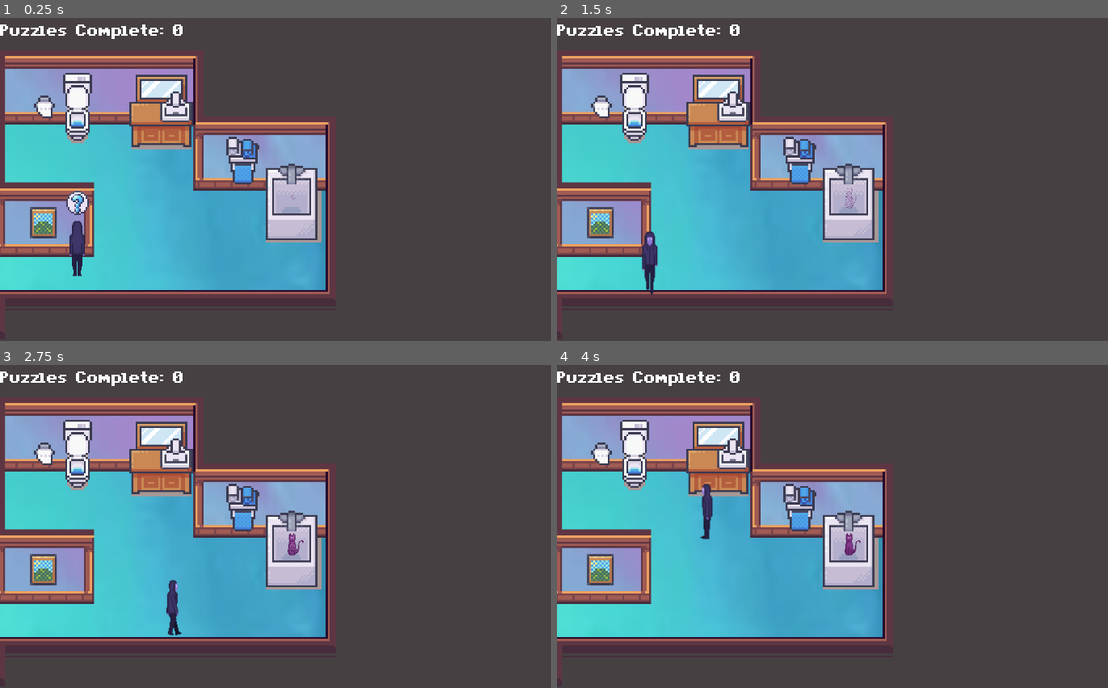
Above: before the commit, frames 1-4 (two rows, left to right).
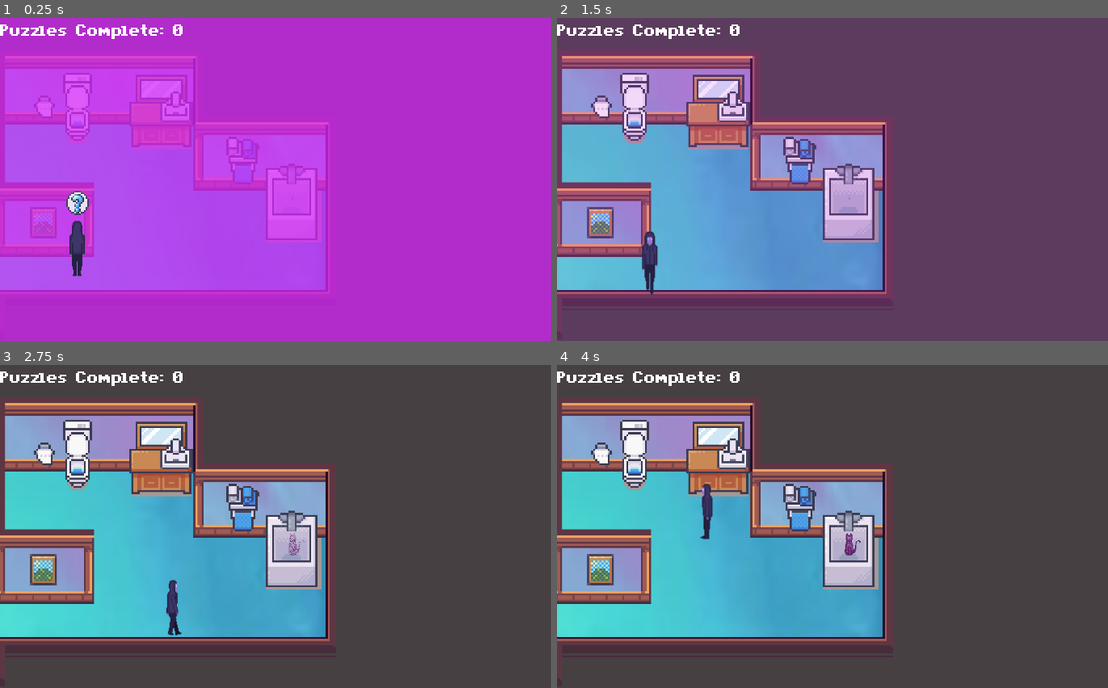
Above: after the commit, the same moments.

Repository: JayTheDaniels/The-Astral-Project
Game: Godot game, scene res://Src/Levels/AstralBathroom.tscn
Two runs of this game, one before a commit and one after it. Both use one fixed random seed, a clock stepped at 60 frames per second and the inputs below. This scene is started directly instead of the project's main scene.
Inputs:
- Up to frame 1 (0.25 s): no input
- Up to frame 2 (1.5 s): tap Enter (accept) at 0.5, 1.25, 1.35 s; hold D (right) 0.53-1.28 s; tap Space (interact) at 0.6 s; hold Down (down) from 1.28 s (still down)
- Up to frame 3 (2.75 s): tap Space (interact) at 1.55, 2.3 s; tap Enter (accept) at 2 s; release Down (down) at 2.03 s; hold D (right) from 2.03 s (still down); tap C (choice C) at 2.1 s
- Up to frame 4 (4 s): release D (right) at 2.78 s; hold W (up) 2.78-3.53 s; tap X (choice X) at 2.85 s; tap Space (interact) at 3.05, 3.6 s; hold Left (left) from 3.53 s (still down)

The runs differ from the first frame. In frame 1, 99% of the frame differs, in the area x 0-100%, y 0-100%; in frame 2, 73%; in frame 3, 0.1%; in frame 4, less than 0.1%.

Commit message:
Scene Transitions and meow
added transitions to astral world and meows for Leela

Diff:
--- /dev/null
+++ b/Src/Code/Fireplace.gd
@@ -0,0 +1,14 @@
+extends "res://Src/Code/Object_Base.gd"
+
+
+func interaction():
+	print("Is interacting with " + self.name)
+	print ("Dialogue Count: ", dialogueCounter)
+	dialogue.dialogue = InteractText
+	dialogue.open(self.get_path())
+	if Global.scavengerHuntLevel != 4:
+		Global.scavengerHuntLevel = 4
+		Global.scavengerHuntStage = 1
+		scavengerHunt()
+	if Global.scavengerHuntLevel == 4:
+		scavengerHunt()
--- a/Src/Code/Global.gd
+++ b/Src/Code/Global.gd
@@ -103,7 +103,13 @@
 
 
 func living_room():
-	pass
+	if scavengerHuntStage == 1:
+		var stool = get_tree().get_root().get_node("root/LivingRoom/Stool")
+		stool.InteractText = stool.ScavengerHuntText
+	if scavengerHuntStage == 2:
+		var fireplace = get_tree().get_root().get_node("root/LivingRoom/Fireplace")
+		fireplace.InteractText = fireplace.ScavengerHuntText
+		get_tree().get_root().get_node("/root/LivingRoom/Fireplace").set_script(portal)
 
 func kitchen():
 	if scavengerHuntStage == 1:
--- a/Src/Code/Leela.gd
+++ b/Src/Code/Leela.gd
@@ -32,9 +32,11 @@
 func interaction():
 	print("Is interacting with " + self.name)
 	dialogue()
+	$Meow.play()
 
 func follow():
 	follow_player = true
+
 
 
 func dialogue():
@@ -147,7 +149,26 @@
 
 
 func living_room():
-	pass
+	var interaction_Counter = 0
+	if dialogueCounter == 0:
+		dialogue.dialogue = "Welcome back to the Astral World! Not so lonely here."
+		dialogue.open(self.get_path())
+		interaction_Counter = 1
+	if dialogueCounter == 1:
+		dialogue.dialogue = "Let's warm those empty seats with a game \n of musical chairs."
+		dialogue.open(self.get_path())
+	if dialogueCounter == 2:
+		dialogue.dialogue = "Take it from the top and dance around the clock."
+		dialogue.open(self.get_path())
+		Global.scavengerHuntStage = 3
+	if interaction_Counter == 1:
+		if Global.scavengerHuntStage == 6:
+			dialogue.dialogue = "Well done! If you're burning to return home \n the flames will take you there."
+			Global.completed_puzzles += 1
+			get_tree().get_root().get_node("/root/AstralLivingRoom/Fireplace").set_script(portal)
+		else:
+			dialogue.dialogue = "My favourite games are played at the dining table. \n It's as easy as 1,2,3..."
+			dialogue.open(self.get_path())
 
 func kitchen():
 	var interaction_Counter = 0
--- a/Src/Code/Object_Base.gd
+++ b/Src/Code/Object_Base.gd
@@ -130,7 +130,10 @@
 			Global.scavengerHuntStage = 6
 
 func living_room_object():
-	pass
+	if Global.scavengerHuntStage == 1:
+		if self.name == "Stool":
+			print("Objective Updated!")
+			Global.scavengerHuntStage = 2
 
 func kitchen_object():
 	if Global.scavengerHuntStage == 1:
--- a/Src/Game Objects/Leela.tscn
+++ b/Src/Game Objects/Leela.tscn
@@ -1,29 +1,30 @@
-[gd_scene load_steps=27 format=2]
+[gd_scene load_steps=28 format=2]
 
 [ext_resource path="res://Assets/LeelaFrames_final.png" type="Texture" id=1]
 [ext_resource path="res://Src/Code/Leela.gd" type="Script" id=2]
+[ext_resource path="res://Assets/meow.wav" type="AudioStream" id=3]
 
 [sub_resource type="CapsuleShape2D" id=1]
 radius = 4.39462
 height = 5.36757
 
-[sub_resource type="Animation" id=25]
+[sub_resource type="Animation" id=2]
 resource_name = "Appear"
-length = 2.8
-tracks/0/type = "value"
-tracks/0/path = NodePath("Sprite:frame")
-tracks/0/interp = 1
-tracks/0/loop_wrap = true
-tracks/0/imported = false
-tracks/0/enabled = true
-tracks/0/keys = {
-"times": PoolRealArray( 0, 0.2, 0.4, 0.6, 0.8, 1, 1.2, 1.4, 1.6, 1.8, 2, 2.2, 2.4, 2.6 ),
+length = 4.0
+tracks/0/type = "value"
+tracks/0/path = NodePath("Sprite:frame")
+tracks/0/interp = 1
+tracks/0/loop_wrap = true
+tracks/0/imported = false
+tracks/0/enabled = true
+tracks/0/keys = {
+"times": PoolRealArray( 0, 1.2, 1.4, 1.6, 1.8, 2, 2.2, 2.4, 2.6, 2.8, 3, 3.2, 3.4, 3.6 ),
 "transitions": PoolRealArray( 1, 1, 1, 1, 1, 1, 1, 1, 1, 1, 1, 1, 1, 1 ),
 "update": 1,
 "values": [ 38, 39, 40, 41, 42, 43, 44, 45, 46, 47, 48, 49, 50, 51 ]
 }
 
-[sub_resource type="Animation" id=26]
+[sub_resource type="Animation" id=3]
 tracks/0/type = "value"
 tracks/0/path = NodePath("Sprite:frame")
 tracks/0/interp = 1
@@ -221,20 +222,24 @@
 
 [node name="AnimationPlayer" type="AnimationPlayer" parent="."]
 autoplay = "Appear"
-anims/Appear = SubResource( 25 )
-anims/LeelaIdleDown = SubResource( 26 )
-anims/LeelaIdleLeft = SubResource( 27 )
-anims/LeelaIdleRight = SubResource( 28 )
-anims/LeelaIdleUp = SubResource( 29 )
-anims/LeelaWalkDown = SubResource( 30 )
-anims/LeelaWalkLeft = SubResource( 31 )
-anims/LeelaWalkRight = SubResource( 32 )
-anims/LeelaWalkUp = SubResource( 33 )
+anims/Appear = SubResource( 2 )
+anims/LeelaIdleDown = SubResource( 3 )
+anims/LeelaIdleLeft = SubResource( 4 )
+anims/LeelaIdleRight = SubResource( 5 )
+anims/LeelaIdleUp = SubResource( 6 )
+anims/LeelaWalkDown = SubResource( 7 )
+anims/LeelaWalkLeft = SubResource( 8 )
+anims/LeelaWalkRight = SubResource( 9 )
+anims/LeelaWalkUp = SubResource( 10 )
 
 [node name="AnimationTree" type="AnimationTree" parent="."]
-tree_root = SubResource( 46 )
+tree_root = SubResource( 23 )
 anim_player = NodePath("../AnimationPlayer")
 active = true
 parameters/playback = SubResource( 24 )
 parameters/Idle/blend_position = Vector2( -0.00403225, 0 )
 parameters/Walk/blend_position = Vector2( 0, 0 )
+
+[node name="Meow" type="AudioStreamPlayer" parent="."]
+stream = ExtResource( 3 )
+volume_db = 2.261
--- a/Src/Levels/AstralBathroom.tscn
+++ b/Src/Levels/AstralBathroom.tscn
@@ -6,6 +6,7 @@
 [ext_resource path="res://Src/UI/UI.tscn" type="PackedScene" id=4]
 [ext_resource path="res://Src/Game Objects/Base_Object.tscn" type="PackedScene" id=5]
 [ext_resource path="res://Src/Sound/MusicAstralBackgroundLoop.tscn" type="PackedScene" id=6]
+[ext_resource path="res://Src/UI/AstralTransition.tscn" type="PackedScene" id=7]
 
 [node name="AstralBathroom" type="YSort" groups=[
 "Astral",
@@ -24,7 +25,7 @@
 }
 
 [node name="Player" parent="." instance=ExtResource( 1 )]
-position = Vector2( 56, 144 )
+position = Vector2( 152, 128 )
 
 [node name="UI" parent="." instance=ExtResource( 4 )]
 margin_left = 1.0
@@ -82,3 +83,5 @@
 }
 
 [node name="MusicAstralBackgroundLoop" parent="." instance=ExtResource( 6 )]
+
+[node name="AstralTransition" parent="." instance=ExtResource( 7 )]
--- a/Src/Levels/AstralBedroom.tscn
+++ b/Src/Levels/AstralBedroom.tscn
@@ -6,6 +6,7 @@
 [ext_resource path="res://Assets/bedroom_bathroom_astralworld.png" type="Texture" id=4]
 [ext_resource path="res://Src/Game Objects/Base_Object.tscn" type="PackedScene" id=5]
 [ext_resource path="res://Src/Sound/MusicAstralBackgroundLoop.tscn" type="PackedScene" id=6]
+[ext_resource path="res://Src/UI/AstralTransition.tscn" type="PackedScene" id=7]
 
 [node name="AstralBedroom" type="YSort" groups=[
 "Astral",
@@ -84,3 +85,5 @@
 Leela beckons for you."
 
 [node name="MusicAstralBackgroundLoop" parent="." instance=ExtResource( 6 )]
+
+[node name="AstralTransition" parent="." instance=ExtResource( 7 )]
--- a/Src/Levels/AstralHallway.tscn
+++ b/Src/Levels/AstralHallway.tscn
@@ -1,10 +1,11 @@
-[gd_scene load_steps=6 format=2]
+[gd_scene load_steps=7 format=2]
 
 [ext_resource path="res://Src/Game Objects/Player.tscn" type="PackedScene" id=1]
 [ext_resource path="res://Assets/AstralHallway.png" type="Texture" id=2]
 [ext_resource path="res://Src/Sound/MusicAstralBackgroundLoop.tscn" type="PackedScene" id=3]
 [ext_resource path="res://Src/UI/UI.tscn" type="PackedScene" id=4]
 [ext_resource path="res://Src/Game Objects/Base_Object.tscn" type="PackedScene" id=5]
+[ext_resource path="res://Src/UI/AstralTransition.tscn" type="PackedScene" id=6]
 
 [node name="AstralHall" type="YSort"]
 
@@ -12,13 +13,14 @@
 margin_left = -32.0
 margin_top = -8.0
 margin_right = 376.0
-margin_bottom = 24.0
+margin_bottom = 32.0
 color = Color( 0.27451, 0.25098, 0.262745, 1 )
 __meta__ = {
 "_edit_use_anchors_": false
 }
 
 [node name="AstralHallwayBackground" type="TextureRect" parent="."]
+show_behind_parent = true
 margin_left = -32.0
 margin_top = 32.0
 margin_right = 2528.0
@@ -49,3 +51,5 @@
 InteractText = "Mom's always watching."
 
 [node name="MusicAstralBackgroundLoop" parent="." instance=ExtResource( 3 )]
+
+[node name="AstralTransition" parent="." instance=ExtResource( 6 )]
--- a/Src/Levels/AstralKitchen.tscn
+++ b/Src/Levels/AstralKitchen.tscn
@@ -6,6 +6,7 @@
 [ext_resource path="res://Src/Game Objects/Leela.tscn" type="PackedScene" id=4]
 [ext_resource path="res://Src/Game Objects/Base_Object.tscn" type="PackedScene" id=5]
 [ext_resource path="res://Src/Sound/MusicAstralBackgroundLoop.tscn" type="PackedScene" id=6]
+[ext_resource path="res://Src/UI/AstralTransition.tscn" type="PackedScene" id=7]
 
 [node name="AstralKitchen" type="YSort" groups=[
 "Astral",
@@ -22,6 +23,7 @@
 }
 
 [node name="ColorRect2" type="ColorRect" parent="."]
+show_behind_parent = true
 margin_left = 8.0
 margin_top = 168.0
 margin_right = 112.0
@@ -32,6 +34,7 @@
 }
 
 [node name="ColorRect3" type="ColorRect" parent="."]
+show_behind_parent = true
 margin_left = -16.0
 margin_top = 144.0
 margin_right = 16.0
@@ -41,8 +44,20 @@
 "_edit_use_anchors_": false
 }
 
+[node name="TextureRect" type="TextureRect" parent="."]
+show_behind_parent = true
+margin_left = -240.0
+margin_top = -48.0
+margin_right = 1232.0
+margin_bottom = 1168.0
+rect_scale = Vector2( 0.31, 0.31 )
+texture = ExtResource( 1 )
+__meta__ = {
+"_edit_use_anchors_": false
+}
+
 [node name="Player" parent="." instance=ExtResource( 2 )]
-position = Vector2( 40, 128 )
+position = Vector2( 88, 112 )
 
 [node name="KitchenCollision" type="StaticBody2D" parent="." groups=[
 "Walls",
@@ -50,7 +65,7 @@
 position = Vector2( -216, 104 )
 
 [node name="CollisionPolygon2D" type="CollisionPolygon2D" parent="KitchenCollision"]
-polygon = PoolVector2Array( 272, 40, 296, 40, 296, 24, 320, 24, 320, 16, 336, 16, 344, 8, 352, 8, 352, 16, 376, 16, 376, -40, 232, -40, 232, 64, 232, 72, 232, 72, 168, -136, 440, -136, 440, 112, 152, 112, 152, -136, 168, -136, 232, 72, 272, 72 )
+polygon = PoolVector2Array( 272, 40, 296, 40, 296, 24, 312, 24, 320, 16, 336, 16, 344, 8, 352, 8, 352, 16, 376, 16, 376, -40, 249.614, -40, 232, -40, 232, 56, 168, -136, 440, -136, 440, 112, 152, 112, 152, -136, 168, -136, 232, 56, 272, 56 )
 
 [node name="UI" parent="." instance=ExtResource( 3 )]
 margin_left = 1.0
@@ -81,15 +96,6 @@
 position = Vector2( 128, 120 )
 interaction_room = 5
 
-[node name="TextureRect" type="TextureRect" parent="."]
-margin_left = -240.0
-margin_top = -48.0
-margin_right = 1232.0
-margin_bottom = 1168.0
-rect_scale = Vector2( 0.31, 0.31 )
-texture = ExtResource( 1 )
-__meta__ = {
-"_edit_use_anchors_": false
-}
+[node name="MusicAstralBackgroundLoop" parent="." instance=ExtResource( 6 )]
 
-[node name="MusicAstralBackgroundLoop" parent="." instance=ExtResource( 6 )]
+[node name="AstralTransition" parent="." instance=ExtResource( 7 )]
--- a/Src/Levels/AstralLivingRoom.tscn
+++ b/Src/Levels/AstralLivingRoom.tscn
@@ -6,6 +6,7 @@
 [ext_resource path="res://Src/Game Objects/Leela.tscn" type="PackedScene" id=4]
 [ext_resource path="res://Src/Game Objects/Base_Object.tscn" type="PackedScene" id=5]
 [ext_resource path="res://Src/Sound/MusicAstralBackgroundLoop.tscn" type="PackedScene" id=6]
+[ext_resource path="res://Src/UI/AstralTransition.tscn" type="PackedScene" id=7]
 
 [node name="AstralLivingRoom" type="YSort"]
 
@@ -37,35 +38,53 @@
 [node name="Fireplace" parent="." instance=ExtResource( 5 )]
 position = Vector2( 204.89, 66.747 )
 scale = Vector2( 2.84, 1 )
-InteractText = "Just a normal apartment fireplace."
+InteractText = "Do I need floo powder for this?"
+ScavengerHuntText = "Guess I'll just jump into this fire then."
 
 [node name="Flat Door" parent="." instance=ExtResource( 5 )]
-position = Vector2( 141.662, 42.2692 )
+position = Vector2( 144, 40 )
 scale = Vector2( 1.72, 1.477 )
-InteractText = "Is there even a point to going outside?"
-
-[node name="Mirror" parent="." instance=ExtResource( 5 )]
-position = Vector2( 29.876, 58.6208 )
-scale = Vector2( 0.96, 0.960001 )
-InteractText = "I don't recognize this face anymore."
+InteractText = "Definitely not getting out of here
+that way."
 
 [node name="Table" parent="." instance=ExtResource( 5 )]
-position = Vector2( 39.6986, 122.943 )
-scale = Vector2( 2.72, 1.72 )
-InteractText = "Is it time for breakfast yet?"
+position = Vector2( 39.6986, 120.943 )
+scale = Vector2( 3, 1.5 )
+script = null
 
 [node name="Stool" parent="." instance=ExtResource( 5 )]
 position = Vector2( 183.295, 113.7 )
 scale = Vector2( 0.741, 0.3 )
-InteractText = "A seat next to an open fire."
+script = null
+
+[node name="Stool2" parent="." instance=ExtResource( 5 )]
+position = Vector2( 81, 114 )
+scale = Vector2( 0.741, 0.3 )
+InteractText = "This spot is alright too."
+ScavengerHuntText = "And around we go."
+
+[node name="Chair" parent="." instance=ExtResource( 5 )]
+position = Vector2( 40, 103 )
+scale = Vector2( 0.741, 0.3 )
+InteractText = "This seat is always my first choice."
+ScavengerHuntText = "Let's start with this spot."
+
+[node name="Chair2" parent="." instance=ExtResource( 5 )]
+position = Vector2( 40, 142 )
+scale = Vector2( 0.741, 0.3 )
+InteractText = "This is the last place I want to sit."
+ScavengerHuntText = "Lamest game of musical chairs ever."
 
 [node name="Flowers" parent="." instance=ExtResource( 5 )]
-position = Vector2( 141.376, 155.349 )
+position = Vector2( 141.376, 153.349 )
 scale = Vector2( 2, 0.4 )
-InteractText = "Smells nice."
+InteractText = "That cat is everywhere!
+Better see what she wants."
+ScavengerHuntText = "Not sure if this counts as a chair,
+but clearly it's already taken."
 
 [node name="Leela" parent="." instance=ExtResource( 4 )]
-position = Vector2( 56, 112 )
+position = Vector2( 183, 111 )
 
 [node name="ColorRect" type="ColorRect" parent="."]
 margin_left = 232.0
@@ -88,3 +107,5 @@
 }
 
 [node name="MusicAstralBackgroundLoop" parent="." instance=ExtResource( 6 )]
+
+[node name="AstralTransition" parent="." instance=ExtResource( 7 )]
--- a/Src/Levels/AstralOffice.tscn
+++ b/Src/Levels/AstralOffice.tscn
@@ -6,12 +6,14 @@
 [ext_resource path="res://Src/Game Objects/Leela.tscn" type="PackedScene" id=4]
 [ext_resource path="res://Src/Game Objects/Base_Object.tscn" type="PackedScene" id=5]
 [ext_resource path="res://Src/Sound/MusicAstralBackgroundLoop.tscn" type="PackedScene" id=6]
+[ext_resource path="res://Src/UI/AstralTransition.tscn" type="PackedScene" id=7]
 
 [node name="AstralOffice" type="YSort" groups=[
 "Astral",
 ]]
 
 [node name="AstralOfficeBackground" type="TextureRect" parent="."]
+show_behind_parent = true
 margin_left = -40.0
 margin_top = 16.0
 margin_right = 1496.0
@@ -23,6 +25,7 @@
 }
 
 [node name="ColorRect" type="ColorRect" parent="."]
+show_behind_parent = true
 margin_right = 352.0
 margin_bottom = 208.0
 color = Color( 0.188235, 0.172549, 0.180392, 1 )
@@ -53,7 +56,7 @@
 Return to Leela."
 
 [node name="Mirror" parent="." instance=ExtResource( 5 )]
-position = Vector2( 53, 73 )
+position = Vector2( 58, 74 )
 InteractText = "It's me! Oh no..."
 
 [node name="Leela" parent="." instance=ExtResource( 4 )]
@@ -65,3 +68,5 @@
 [node name="TodoList" parent="." instance=ExtResource( 5 )]
 position = Vector2( 136, 72 )
 InteractText = "Always more to do."
+
+[node name="AstralTransition" parent="." instance=ExtResource( 7 )]
--- a/Src/Levels/Bedroom.tscn
+++ b/Src/Levels/Bedroom.tscn
@@ -58,7 +58,7 @@
 InteractText = "Feels like most of my time is spent sitting here."
 
 [node name="Television" parent="." instance=ExtResource( 5 )]
-position = Vector2( 112, 99 )
+position = Vector2( 112, 96 )
 scale = Vector2( 2.7, 1.2 )
 script = ExtResource( 6 )
 
--- a/Src/Levels/LivingRoom.tscn
+++ b/Src/Levels/LivingRoom.tscn
@@ -44,9 +44,12 @@
 player_spawn_location = Vector2( 56, 128 )
 
 [node name="Fireplace" parent="." instance=ExtResource( 5 )]
-position = Vector2( 204.89, 66.747 )
+position = Vector2( 208, 64 )
 scale = Vector2( 2.84, 1 )
-InteractText = "Just a normal apartment fireplace."
+InteractText = "I always find myself coming back here
+to sit alone and think."
+ScavengerHuntText = "The warmth of the fire is so comforting.
+The flames are entrancing..."
 
 [node name="Flat Door" parent="." instance=ExtResource( 5 )]
 position = Vector2( 141.662, 42.2692 )
@@ -54,21 +57,39 @@
 InteractText = "Is there even a point to going outside?"
 
 [node name="Mirror" parent="." instance=ExtResource( 5 )]
-position = Vector2( 29.876, 58.6208 )
+position = Vector2( 32, 56 )
 scale = Vector2( 0.96, 0.960001 )
 InteractText = "I don't recognize this face anymore."
 
 [node name="Table" parent="." instance=ExtResource( 5 )]
-position = Vector2( 39.6986, 122.943 )
-scale = Vector2( 2.72, 1.72 )
-InteractText = "Is it time for breakfast yet?"
+position = Vector2( 40, 120 )
+scale = Vector2( 3, 1.5 )
+InteractText = "Maybe I could use a little warmth..."
 
 [node name="Stool" parent="." instance=ExtResource( 5 )]
 position = Vector2( 183.295, 113.7 )
 scale = Vector2( 0.741, 0.3 )
 InteractText = "A seat next to an open fire."
+ScavengerHuntText = "The fire is so nice. I should get closer."
+startpoint = true
+
+[node name="Stool2" parent="." instance=ExtResource( 5 )]
+position = Vector2( 80, 113.7 )
+scale = Vector2( 0.741, 0.3 )
+InteractText = "So many empty seats."
+
+[node name="Chair" parent="." instance=ExtResource( 5 )]
+position = Vector2( 40, 135 )
+scale = Vector2( 0.741, 0.3 )
+InteractText = "Wish I had some company."
+
+[node name="Chair2" parent="." instance=ExtResource( 5 )]
+position = Vector2( 40, 103 )
+scale = Vector2( 0.741, 0.3 )
+InteractText = "This chair never gets used."
 
 [node name="Flowers" parent="." instance=ExtResource( 5 )]
-position = Vector2( 141.376, 155.349 )
+position = Vector2( 141.376, 153.349 )
 scale = Vector2( 2, 0.4 )
-InteractText = "Smells nice."
+InteractText = "Smells nice. At least these flowers
+are thriving."
--- /dev/null
+++ b/Src/UI/AstralTransition.tscn
@@ -0,0 +1,28 @@
+[gd_scene load_steps=2 format=2]
+
+[sub_resource type="Animation" id=1]
+resource_name = "SceneFade"
+tracks/0/type = "value"
+tracks/0/path = NodePath(".:color")
+tracks/0/interp = 1
+tracks/0/loop_wrap = true
+tracks/0/imported = false
+tracks/0/enabled = true
+tracks/0/keys = {
+"times": PoolRealArray( 0, 1 ),
+"transitions": PoolRealArray( 1, 1 ),
+"update": 0,
+"values": [ Color( 0.835294, 0.145098, 0.980392, 1 ), Color( 0.835294, 0.145098, 0.980392, 0 ) ]
+}
+
+[node name="AstralTransition" type="ColorRect"]
+margin_right = 352.0
+margin_bottom = 200.0
+color = Color( 0.835294, 0.145098, 0.980392, 1 )
+__meta__ = {
+"_edit_use_anchors_": false
+}
+
+[node name="AnimationPlayer" type="AnimationPlayer" parent="."]
+autoplay = "SceneFade"
+anims/SceneFade = SubResource( 1 )
Not shown, added: Assets/meow.wav.import
Not shown: 8 places in Src/Game Objects/Leela.tscn that only renumber resources
Not shown: 1 places in Src/Levels/AstralBathroom.tscn that only renumber resources
Not shown: 1 places in Src/Levels/AstralBedroom.tscn that only renumber resources
Not shown: 1 places in Src/Levels/AstralKitchen.tscn that only renumber resources
Not shown: 1 places in Src/Levels/AstralLivingRoom.tscn that only renumber resources
Not shown: 1 places in Src/Levels/AstralOffice.tscn that only renumber resources
Not shown, added: Assets/meow.wav
